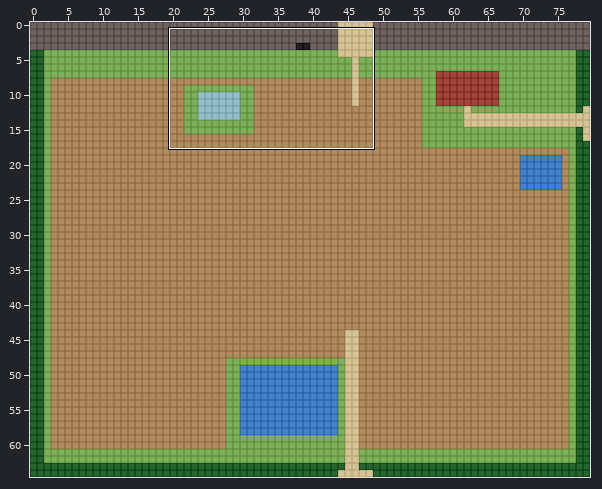
A Tiled map (JSON) gets an edit: docs/design/drafts/farm-draft/farm-draft.tmj. Above: a wide view before the commit, with the close-up outlined.
Close-up. Earlier state:
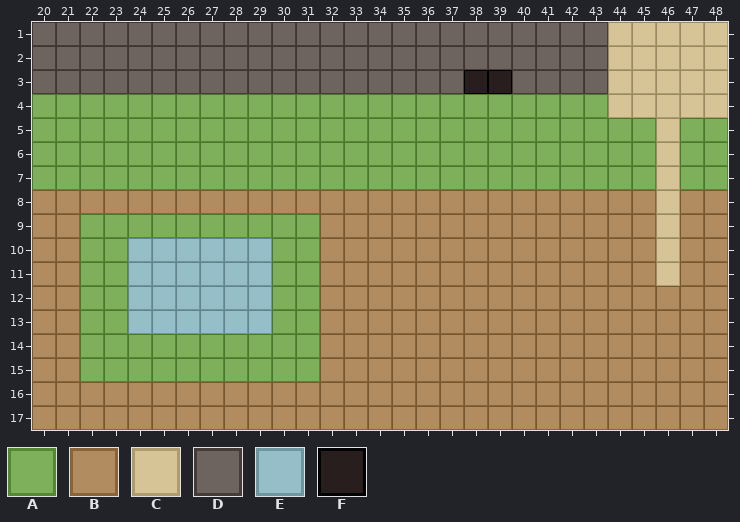
Cells are 16x16 px. Shown: x 20..48, y 1..17. The commit also changed other parts of the map, which this record leaves out.
Key: from "draft-tiles": A 0, B 1, C 3, D 4, E 7, F 8.
_ is an empty cell.
Layers that did not change in this view are not listed.
Layer "ground" before, first column x 20:
 1 DDDDDDDDDDDDDDDDDDDDDDDDCCCCC
 2 DDDDDDDDDDDDDDDDDDDDDDDDCCCCC
 3 DDDDDDDDDDDDDDDDDDFFDDDDCCCCC
 4 AAAAAAAAAAAAAAAAAAAAAAAACCCCC
 5 AAAAAAAAAAAAAAAAAAAAAAAAAACAA
 6 AAAAAAAAAAAAAAAAAAAAAAAAAACAA
 7 AAAAAAAAAAAAAAAAAAAAAAAAAACAA
 8 BBBBBBBBBBBBBBBBBBBBBBBBBBCBB
 9 BBAAAAAAAAAABBBBBBBBBBBBBBCBB
10 BBAAEEEEEEAABBBBBBBBBBBBBBCBB
11 BBAAEEEEEEAABBBBBBBBBBBBBBCBB
12 BBAAEEEEEEAABBBBBBBBBBBBBBBBB
13 BBAAEEEEEEAABBBBBBBBBBBBBBBBB
14 BBAAAAAAAAAABBBBBBBBBBBBBBBBB
15 BBAAAAAAAAAABBBBBBBBBBBBBBBBB
16 BBBBBBBBBBBBBBBBBBBBBBBBBBBBB
17 BBBBBBBBBBBBBBBBBBBBBBBBBBBBB
Now the later version:
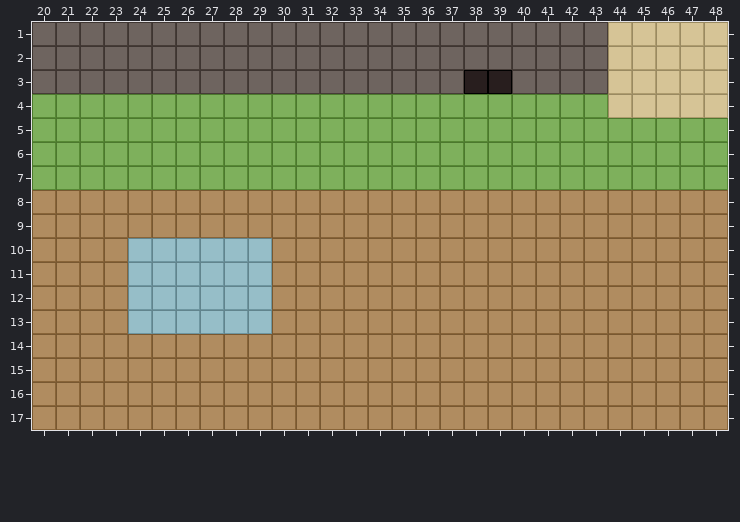
Change:
Changed rows in their new state; . is an unchanged cell.
Layer "ground":
first column x 22:
 5 ........................A
 6 ........................A
 7 ........................A
 8 ........................B
 9 BBBBBBBBBB..............B
10 BB......BB..............B
11 BB......BB..............B
12 BB......BB...............
13 BB......BB...............
14 BBBBBBBBBB...............
15 BBBBBBBBBB...............
Boxes around the changes in both close-ups, in picture pixels (x1, y1, x2, y2):
changed: (656, 118, 680, 286)
changed: (80, 214, 320, 382)
